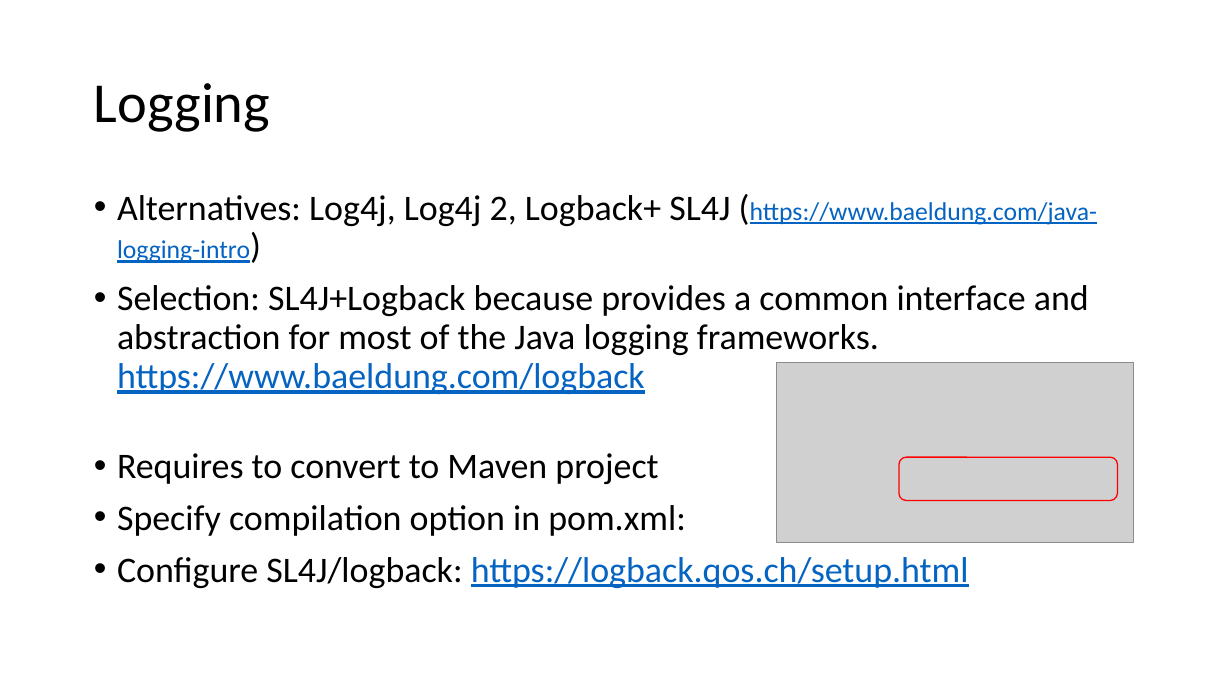
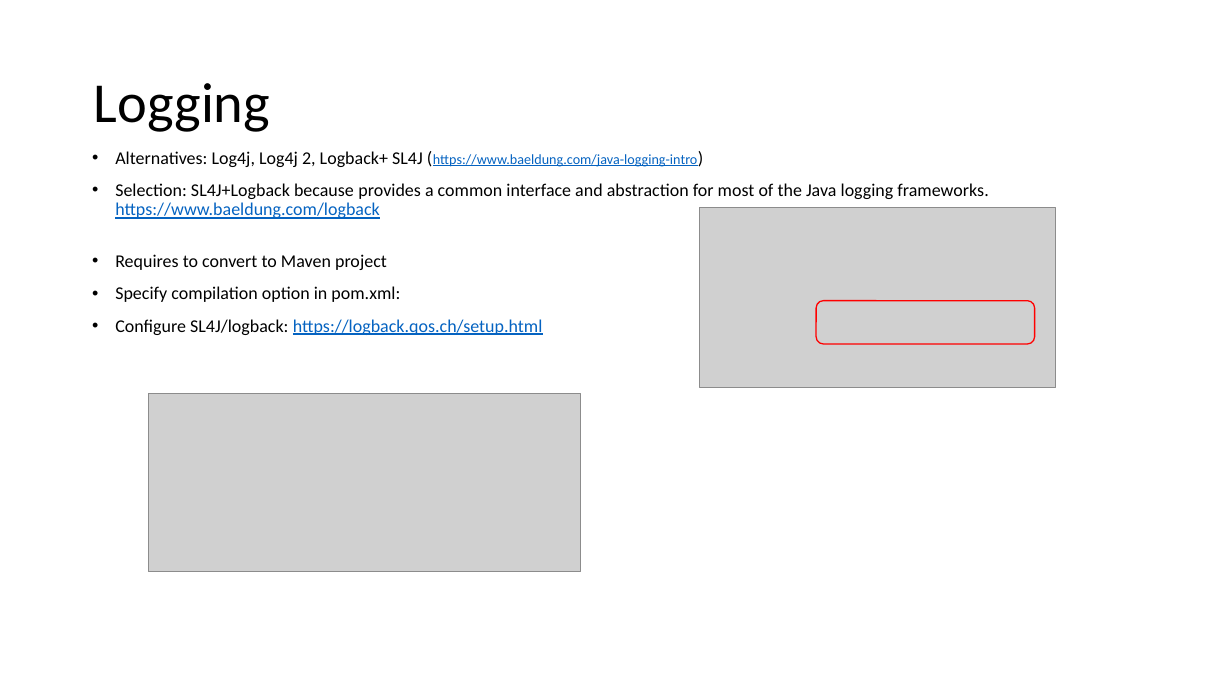
Before and after one commit to devidin/yavumeter, a slide deck: slide 11 of doc/Steps overview.pptx. Drawn at 1232x693 pixels with LibreOffice and Linux fonts; fonts in the diff are those of the drawing; grey boxes stand for pictures. Boxes give left, top, right and bottom in pixels: in the first picture for what was removed or moved away, otherwise in the second. Text is boxed around its words. In the diff, an @@ line names an element or a change of style, - is before the commit and + after.

```diff
--- a/doc/Steps overview.pptx
+++ b/doc/Steps overview.pptx
@@ text "Alternatives: Log4j, Log4j 2, Logback+ ..." moved from (x1=117, y1=195, x2=1098, y2=588) to (x1=115, y1=151, x2=988, y2=335) @@
@@ text "Alternatives: Log4j, Log4j 2, Logback+ ..." at (x1=115, y1=151, x2=988, y2=335): size 28 to 14 pt in "Alternatives: Log4j, Log4j 2, Logback+ SL4J (https://www.bae ...", "Selection: SL4J+Logback because provides a common interface ...", "Requires to convert to Maven project", "Specify compilation option in pom.xml:" and 1 more places; size 20 to 11 pt in "(https://www.baeldung.com/java-logging-intro)" @@
@@ picture moved from (x1=777, y1=362, x2=1133, y2=543) to (x1=700, y1=208, x2=1055, y2=388) @@
@@ rounded rectangle moved from (x1=899, y1=457, x2=1117, y2=501) to (x1=816, y1=300, x2=1034, y2=344) @@
@@ picture added at (x1=148, y1=394, x2=580, y2=572) @@
```
Also in this commit, not shown: 4 other files.
